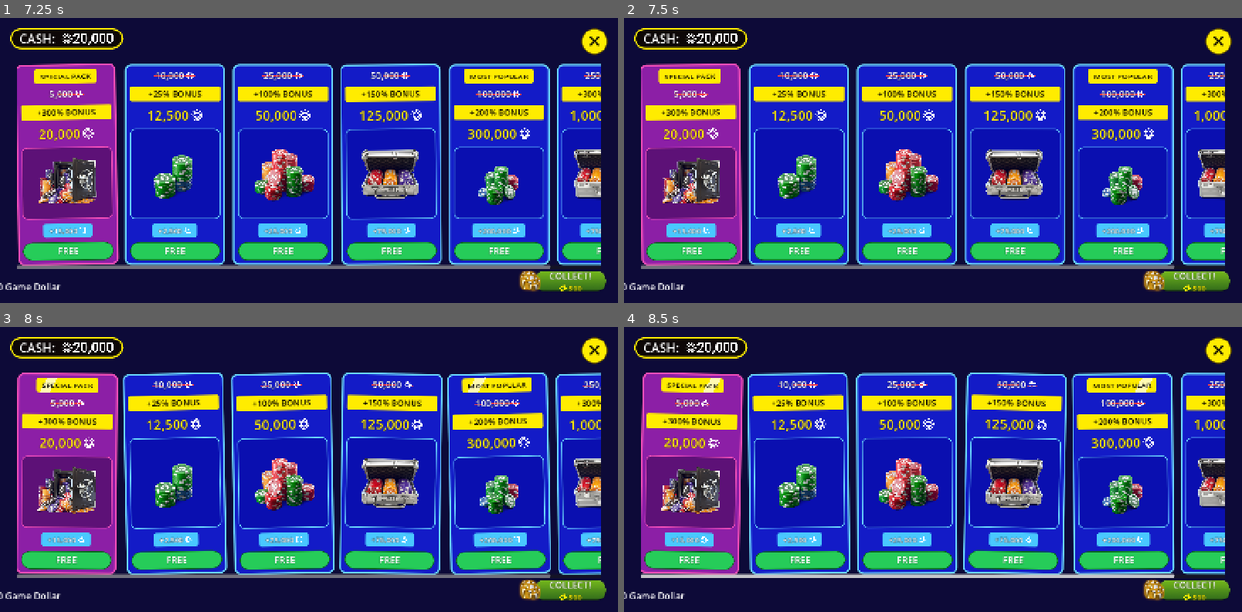
Above: before the commit, frames 1-4 (two rows, left to right).
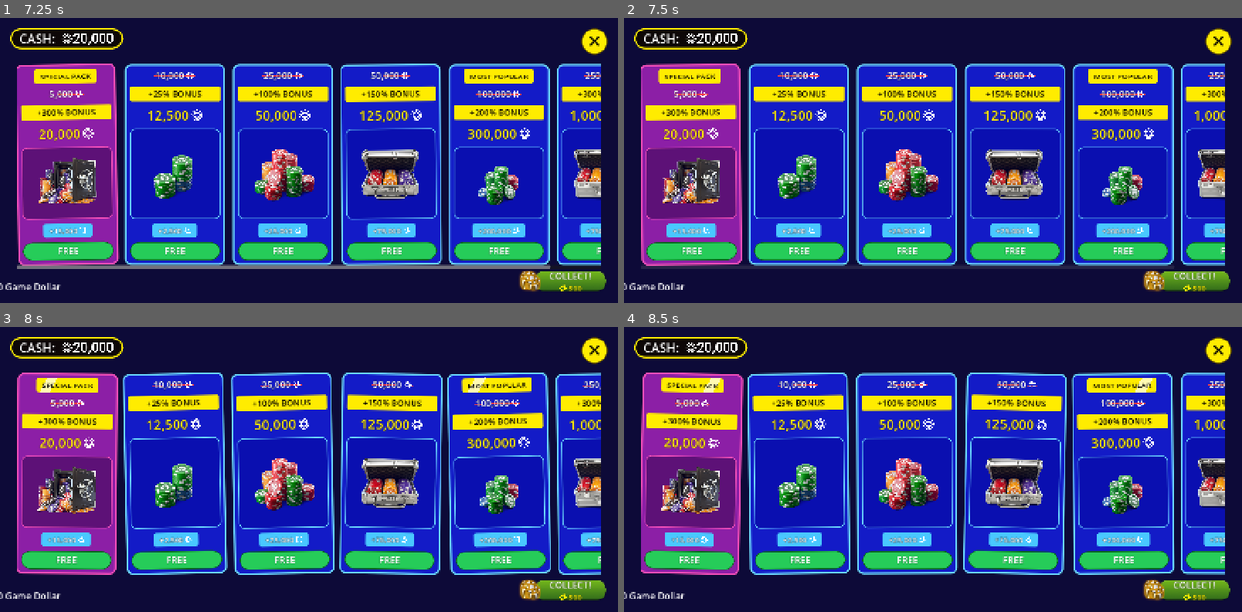
Above: after the commit, the same moments.

Repository: Vadosina-git/video-poker
Game: Godot game, scene res://scenes/main.tscn
The game is run twice, just before and just after one commit, with the same random seed, the same clock (stepped at 60 frames per second) and the same inputs.
Inputs (mouse positions are in pixels of both pictures, inside the frame that each line leads up to):
- Up to frame 1 (7.25 s): click "SINGLE PLAY" at 0.5 s; click "SINGLE PLAY" at 1.25 s; click "TRIPLE PLAY" at 2 s; click "TRIPLE PLAY" at 2.75 s; click "FIVE PLAY" at 3.5 s; click "FIVE PLAY" at 4.25 s; click "TEN PLAY" at 5 s; click "TEN PLAY" at 5.75 s; click (160, 40) at 6.5 s
- Up to frame 2 (7.5 s): click "ULTRA VP" at 7.25 s
- Up to frame 3 (8 s): no input
- Up to frame 4 (8.5 s): click "SPIN POKER" at 8 s

Frame 1 is identical in both runs. In frame 2, 1.1% of the frame differs, in the area x 2-97%, y 86-89%; in frame 3, 1.4%; in frame 4, 1.4%.

Commit message:
anim 4.5: scrollbar fades in during drag, out at rest

Diff:
--- a/scripts/lobby_manager.gd
+++ b/scripts/lobby_manager.gd
@@ -513,6 +513,19 @@
 	return _drag_moved
 
 
+## Fade the horizontal scrollbar of the active scroll container in/out
+## (anim 4.5) — visible while dragging, invisible at rest.
+func _fade_scrollbar(visible: bool) -> void:
+	if _scroll_ref == null:
+		return
+	var sb := _scroll_ref.get_h_scroll_bar()
+	if sb == null:
+		return
+	var target_a: float = 0.6 if visible else 0.0
+	var tw := sb.create_tween()
+	tw.tween_property(sb, "modulate:a", target_a, 0.25)
+
+
 func _setup_drag_scroll(scroll: ScrollContainer) -> void:
 	_scroll_ref = scroll
 	_drag_content = _grid
@@ -561,10 +574,12 @@
 				_velocity_samples.append(Vector2(event.global_position.x, Time.get_ticks_msec() / 1000.0))
 				if _inertia_tween and _inertia_tween.is_running():
 					_inertia_tween.kill()
+				_fade_scrollbar(true)
 		else:
 			if _drag_active:
 				_drag_active = false
 				_release_drag(_calc_velocity())
+				_fade_scrollbar(false)
 	elif event is InputEventMouseMotion and _drag_active:
 		var now: float = Time.get_ticks_msec() / 1000.0
 		_velocity_samples.append(Vector2(event.global_position.x, now))
